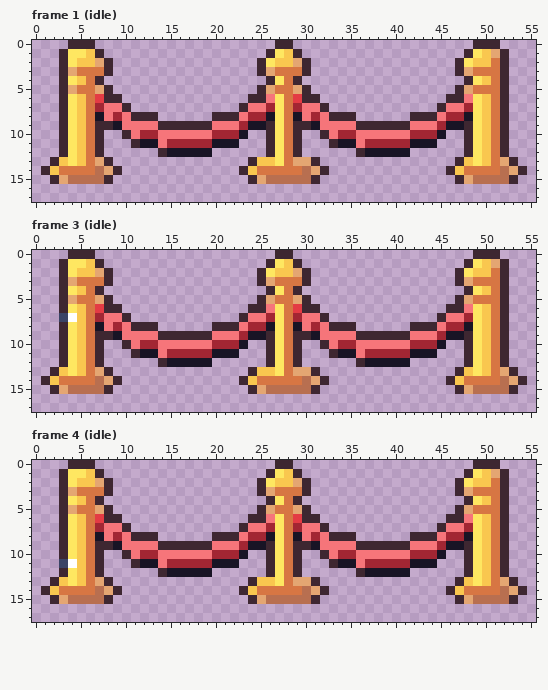
A pixel-art file gets an edit: art/hood-markets/velvet-rope@50.aseprite. The first picture shows the starting point.
56x18 pixels, 4 frames. Shown: frame 1 (idle), frame 3 (idle), frame 4 (idle). The old version is drawn lined up with the new one. The commit also changed other frames, which this record leaves out.
Once edited:
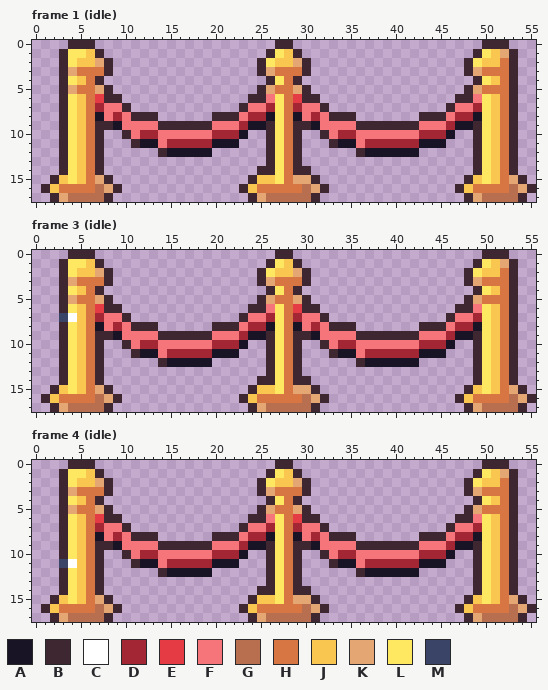
Palette (. is transparent): A #181425  B #3e2731  C #ffffff  D #a22633  E #e43b44  F #f6757a  G #b86f50  H #d77643  J #f9c74f  K #e4a672  L #fee761  M #3a4466
From old to new:
whole drawing moved by +0,-2 (the old picture is shown already moved)
Frame 1 (idle):
y 0: x 49 B -> .; x 52 . -> B
y 1: x 48..53 BLJKB. -> .BLJKB
y 2: x 47..49 BLJ -> .BL; x 51..53 HB. -> JHB
y 3: x 47..49 BKH -> .BK; x 52..53 B. -> HB
y 4: x 48..53 BLJHB. -> .BLJHB
y 5: x 47..49 BKH -> .BK; x 52..53 B. -> HB
y 6: x 46 B -> .; x 48..53 FLJHB. -> BFLJHB
y 7: x 45..46 BF -> .B; x 48..53 DLJHB. -> FDLJHB
y 8: x 42 B -> .; x 45..46 FD -> BF; x 48..53 ALJHB. -> DALJHB
y 9: x 42 F -> B; x 45..46 DA -> FD; x 48..53 BLJHB. -> ABLJHB
y 10: x 42 D -> F; x 45..46 A. -> DA; x 48..53 BLJHB. -> .BLJHB
y 11: x 42 A -> D; x 45 . -> A; x 48..53 BLJHB. -> .BLJHB
y 12: x 42 . -> A; x 48..53 BLJHB. -> .BLJHB
y 13: x 2..3 BJ -> .B; x 7..8 KB -> B.; x 24..26 BJJ -> ..B; x 29..31 KKB -> B..; x 47..52 BJLJHK -> ..BLJH
y 14: x 1..5 BJHHH -> ..BLJ; x 7..9 GKB -> B..; x 23..27 BJHHH -> ..BBL; x 29..32 HGKB -> BB..; x 46..54 BJHHHHGKB -> ...BLJHB.
y 15: x 3..7 KGGGG -> JLJHK; x 25..30 KGGGGG -> JJLHKK; x 47..54 BKGGGGB. -> .BJLJHKB
y 16: x 1..9 ......... -> BJHHHHGKB; x 23..32 .......... -> BJHHHHHGKB; x 47..55 ......... -> BJHHHHGKB
y 17: x 2..8 ....... -> BKGGGGB; x 24..31 ........ -> BKGGGGGB; x 48..54 ....... -> BKGGGGB
Frame 3 (idle): the same change as frame 1 (idle)
Frame 4 (idle): the same change as frame 1 (idle)
